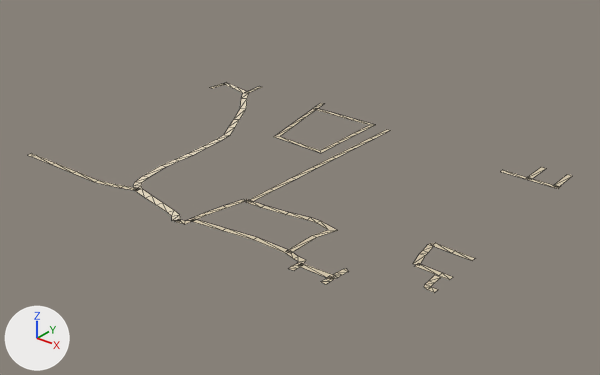
Renders of the glTF model public/assets/bengaluru-region-v1/tiles/t20_-40-l0.glb from each side of a commit.
Rendered twice from a 50 mm lens placed at (10774.0, -20318.0, 376.0), pointed at (10261.0, -19677.0, -22.0). Lighting does not change. The marker at lower left points along +X, +Y and +Z. The first picture is the older version. Mesh edges are drawn as thin lines.

The older version as bpy lines, for what is in view:
```python
me_ground = bpy.data.meshes.new('ground')
me_ground.from_pydata(...)  # 234 vertices, 196 faces; spans x -3.0..500.0, y 153.0..501.0, z 1.0
me_ground.materials.append(mat_ground)
# before: 58 (258.0, 166.0, 1.0) at pixel (194, 220), 59 (252.0, 166.0, 1.0) at pixel (190, 218), 60 (256.0, 155.0, 1.0) at pixel (184, 224), 61 (251.0, 161.0, 1.0) at pixel (185, 220), 62 (244.0, 153.0, 1.0) at pixel (174, 221)
# before: 63 (243.0, 159.0, 1.0) at pixel (178, 219), 162 (240.0, 154.0, 1.0) at pixel (172, 220), 163 (248.0, 156.0, 1.0) at pixel (179, 221), 164 (241.0, 153.0, 1.0) at pixel (171, 220), 165 (246.0, 159.0, 1.0) at pixel (180, 220)
# before: 64 (53.0, 500.0, 1.0) at pixel (262, 87), 65 (47.0, 500.0, 1.0) at pixel (259, 86), 66 (55.0, 468.0, 1.0) at pixel (247, 93), 67 (49.0, 468.0, 1.0) at pixel (244, 92), 68 (6.0, 479.0, 1.0) at pixel (226, 84)
# before: 70 (3.0, 452.0, 1.0) at pixel (211, 88), 71 (-3.0, 453.0, 1.0) at pixel (209, 87), 206 (3.0, 475.0, 1.0) at pixel (223, 84), 207 (4.0, 483.0, 1.0) at pixel (227, 83), 208 (-1.0, 476.0, 1.0) at pixel (221, 83)
# before: 209 (1.0, 484.0, 1.0) at pixel (226, 82)
ob_ground = bpy.data.objects.new('ground', me_ground)
ob_ground.location = (10000.0, -20000.0, 0.0)
```
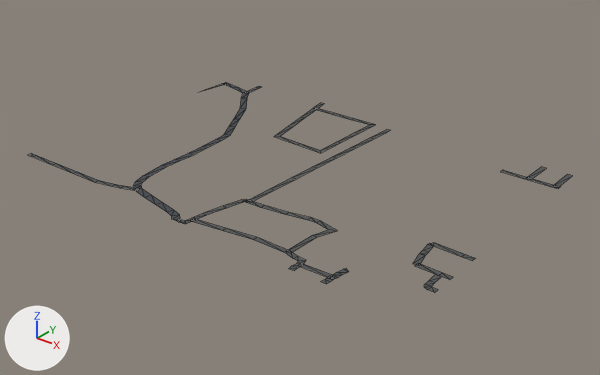
Diff of the bpy script that builds the scene:
```diff
--- a/public/assets/bengaluru-region-v1/tiles/t20_-40-l0.glb.py
+++ b/public/assets/bengaluru-region-v1/tiles/t20_-40-l0.glb.py
@@ me_ground @@
 # used by ob_ground; location = (10000.0, -20000.0, 0.0)
 # verts and faces of me_ground; kept vertices keep their numbers, new ones are numbered from 234
-me_ground.from_pydata(...)  # 234 vertices, 196 faces; spans x -3.0..500.0, y 153.0..501.0, z 1.0
+me_ground.from_pydata(...)  # 239 vertices, 201 faces; spans x 0.0..500.0, y 155.0..500.0, z 1.0
+# me_ground part 1
+# 6 vertices are removed from x 420.0..479.0, y 164.0..273.0, z 1.0
+# 18 faces are deleted
+# 6 vertices are added at (461.0, 267.0, 1.0), (457.0, 272.0, 1.0), (489.0, 265.0, 1.0), (489.0, 271.0, 1.0), (423.0, 164.0, 1.0), (419.0, 171.0, 1.0)
+# 18 new faces join them
+# me_ground part 2
+delete_vertices([61, 62])  # with the faces that use them
+delete_faces([(162, 164, 165)])
+verts[163] = (248.0, 155.0, 1.0)  # moved, pixel (178, 222)
+verts[165] = (247.0, 158.0, 1.0)  # moved, pixel (180, 220)
+verts[162] = (242.0, 155.0, 1.0)  # moved, pixel (174, 220)
+verts[164] = (239.0, 155.0, 1.0)  # moved, pixel (171, 219)
+verts[238] = (251.0, 160.0, 1.0)  # pixel (185, 220)
+verts[239] = (254.0, 155.0, 1.0)  # pixel (183, 223)
+verts[240] = (244.0, 155.0, 1.0)  # pixel (175, 220)
+faces += [(58, 59, 238), (58, 238, 60), (60, 238, 239), (63, 239, 238), (63, 240, 239), (162, 165, 164)]
+# me_ground part 3
+delete_vertices([70, 208])  # with the faces that use them
+delete_faces([(64, 65, 67), (64, 67, 66)])
+verts[71] = (0.0, 477.0, 1.0)  # moved, pixel (222, 83)
+verts[209] = (0.0, 476.0, 1.0)  # moved, pixel (221, 83)
+verts[241] = (47.0, 494.0, 1.0)  # pixel (256, 87)
+verts[242] = (53.0, 494.0, 1.0)  # pixel (259, 88)
+verts[243] = (0.0, 442.0, 1.0)  # pixel (205, 89)
+verts[244] = (2.0, 442.0, 1.0)  # pixel (205, 90)
+verts[245] = (0.0, 429.0, 1.0)
+verts[248] = (0.0, 484.0, 1.0)  # pixel (225, 82)
+faces += [(64, 65, 241), (64, 241, 242), (67, 242, 241), (66, 242, 67), (68, 71, 243), (68, 243, 244)]
+faces += [(243, 245, 244), (207, 248, 209)]
+# me_ground part 4: 168 kept faces spanning x 0.0..500.0, y 155.0..500.0, z 1.0 get new vertex colours; the middle colour goes from beige #d7c9ae to dark grey #535556
+# other edits to the shape of me_ground do not show in these pictures
 me_ground.materials.append(mat_ground)
```

Boxes [x1, y1, x2, y2] around the edits, measured in the pictures (600 x 375 px; the box of a moved part takes in the faces that stretch with it):
part 1 of me_ground, moved or reshaped: before [301, 243, 476, 284]; after [298, 243, 475, 284]
part 2 of me_ground, moved or reshaped: [172, 215, 193, 224] in both
part 3 of me_ground, reshaped: before [209, 83, 262, 93]; after [201, 83, 262, 93]
part 4 of me_ground, recoloured: [28, 83, 573, 293] in both
